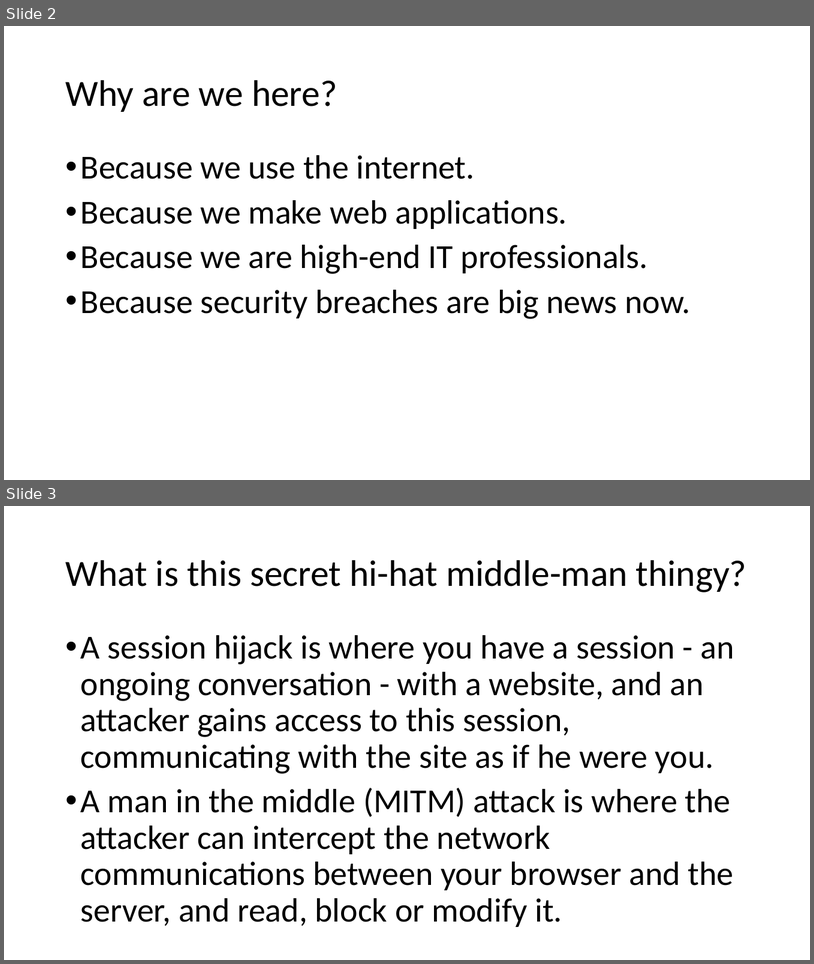
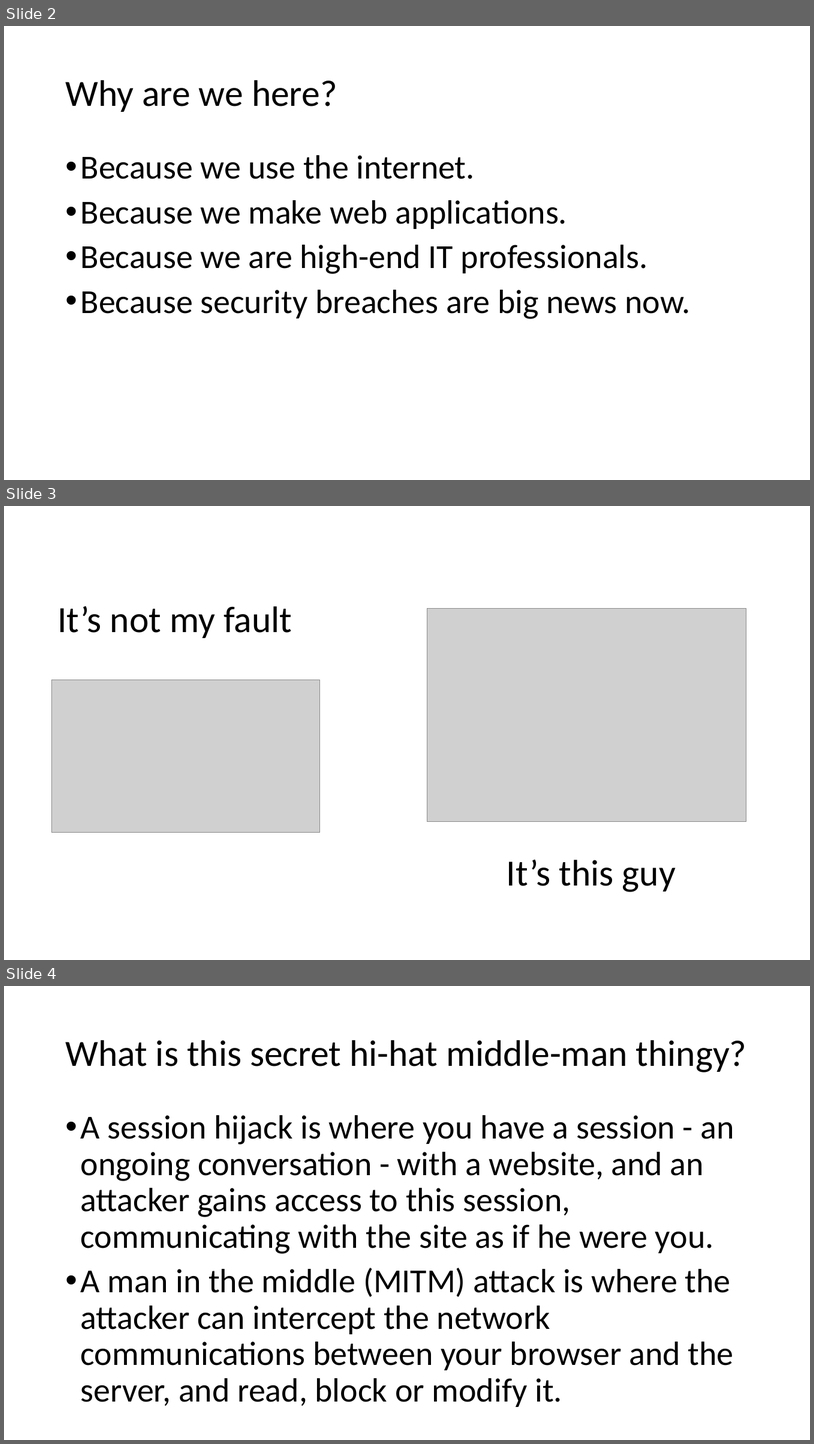
Before and after one commit to robinsillem/SecurityTraining, a slide deck: Attacks/Session hijacking via MITM.pptx. Shown one above the other, each under a label of ours: slides 2 and 3 before the commit, slides 2, 3 and 4 after it. The pictures are 814x964 and 814x1444 pixels, drawn with LibreOffice and Linux fonts; fonts in the diff are those of the drawing; grey boxes stand for pictures. Boxes give left, top, right and bottom in pixels: in the first picture for what was removed or moved away, otherwise in the second. Text is boxed around its words. In the diff, an @@ line names an element or a change of style, - is before the commit and + after.

```diff
--- a/Attacks/Session hijacking via MITM.pptx
+++ b/Attacks/Session hijacking via MITM.pptx
@@ slide 3 added at [4,506,810,960], background #FFFFFF @@
@@ text added at [57,606,292,638], 44 pt, text #000000 @@
+It’s not my fault
@@ picture added at [428,608,747,821] @@
@@ picture added at [52,679,320,832] @@
@@ text added at [507,859,676,892], 44 pt, text #000000 @@
+It’s this guy
@@ what was slide 3 is now slide 4 @@
```
Also in this commit, not shown: 4 other slides added.
